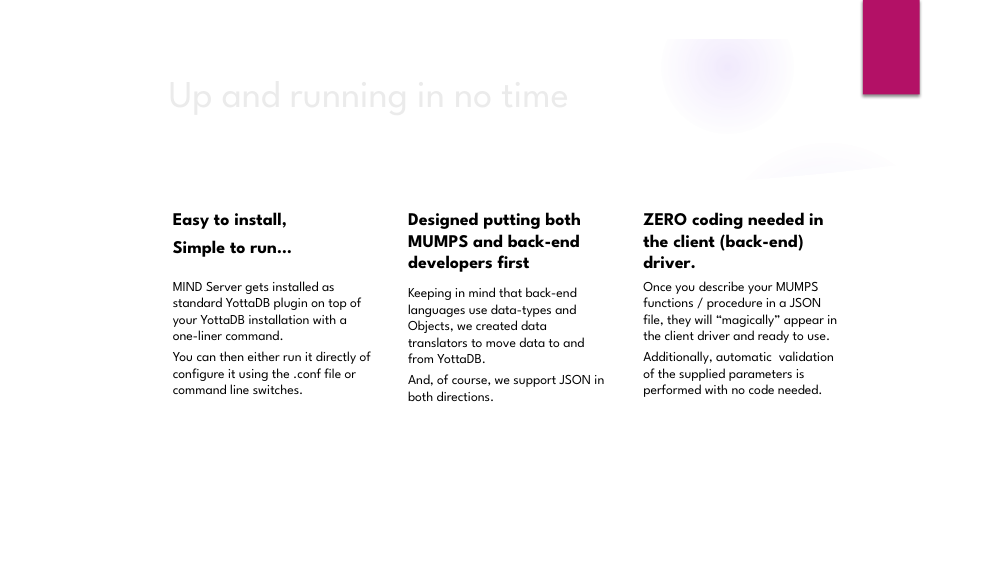
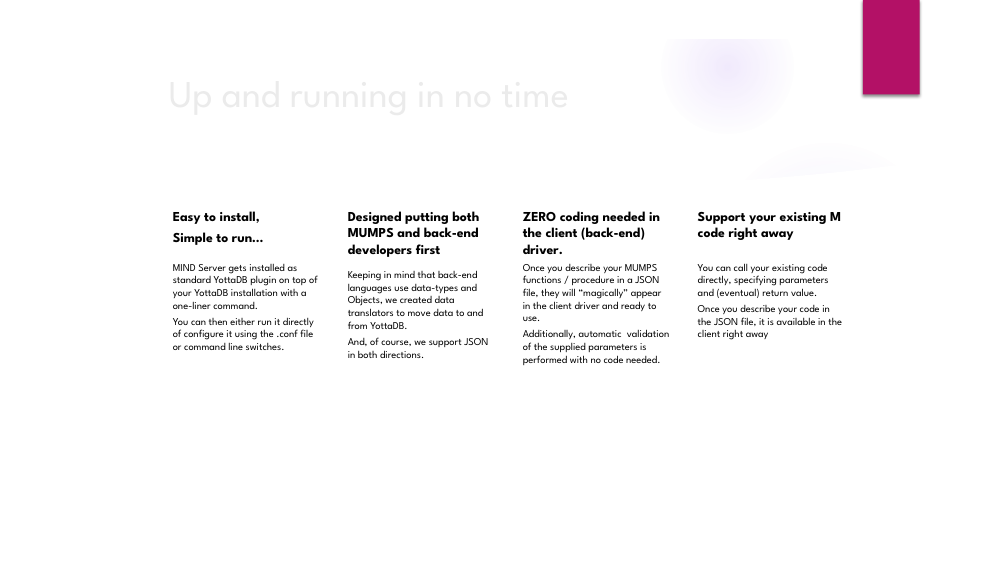
Before and after one commit to mind4yottadb/mind-server, a slide deck: slide 6 of docs/slides/def1.pptx (slide 4 before the commit). Drawn at 1008x567 pixels with LibreOffice and Linux fonts; fonts in the diff are those of the drawing; background and template pictures are left out. Boxes give left, top, right and bottom in pixels: in the first picture for what was removed or moved away, otherwise in the second. Text is boxed around its words. In the diff, an @@ line names an element or a change of style, - is before the commit and + after.

```diff
--- a/docs/slides/def1.pptx
+++ b/docs/slides/def1.pptx
@@ text "Designed putting both MUMPS and ...": place and size @@
-text "Designed putting both MUMPS and ..." at <box>408,212,581,272</box>
+text "Designed putting both MUMPS and ..." at <box>348,211,479,257</box>
@@ size 17 to 13 pt; less space between paragraphs in 3 elements at <box>173,211,263,245</box>, <box>348,211,479,257</box>, <box>523,211,660,254</box> @@
@@ text "ZERO coding needed in the ...": place and size @@
-text "ZERO coding needed in the ..." at <box>643,212,823,269</box>
+text "ZERO coding needed in the ..." at <box>523,211,660,254</box>
@@ text added at <box>698,212,841,240</box>, 13 pt, text #000000, bold @@
+Support your existing M code right away
@@ text "MIND Server gets installed as ...": place and size @@
-text "MIND Server gets installed as ..." at <box>173,281,371,394</box>
+text "MIND Server gets installed as ..." at <box>173,264,318,350</box>
@@ text "Keeping in mind that back-end ...": place and size @@
-text "Keeping in mind that back-end ..." at <box>408,287,604,401</box>
+text "Keeping in mind that back-end ..." at <box>348,270,488,358</box>
@@ size 13 to 10 pt; less space between paragraphs in 3 elements at <box>173,264,318,350</box>, <box>348,270,488,358</box>, <box>523,264,669,365</box> @@
@@ text "Once you describe your MUMPS ...": place and size @@
-text "Once you describe your MUMPS ..." at <box>643,281,837,397</box>
+text "Once you describe your MUMPS ..." at <box>523,264,669,365</box>
@@ text added at <box>698,263,842,340</box>, 10 pt, text #000000 @@
+You can call your existing code directly, specifying parameters and (eventual) return value.
+Once you describe your code in the JSON file, it is available in the client right away
```
Also in this commit, not shown: 3 other slides changed, 1 slide added.
